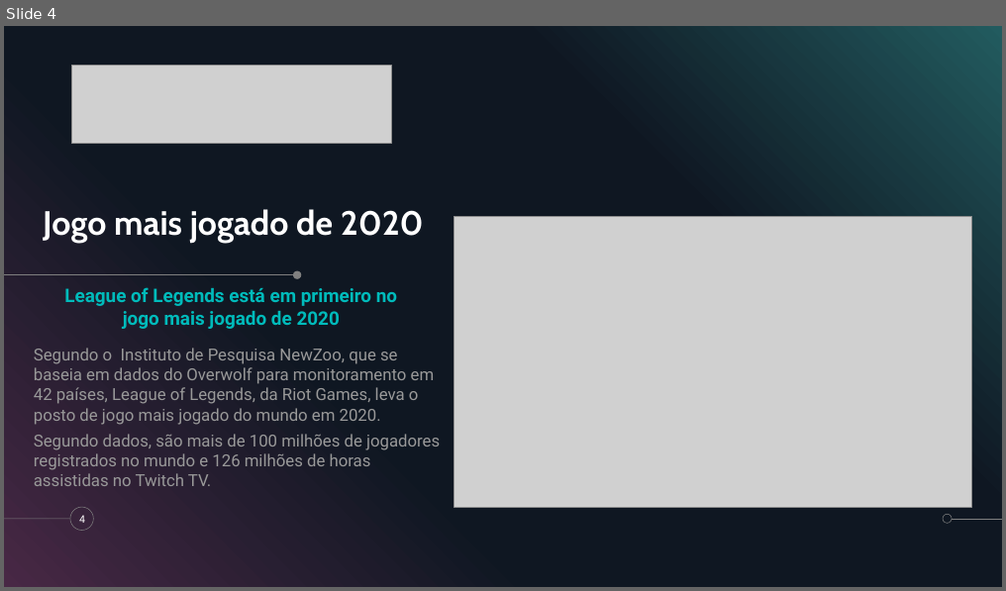
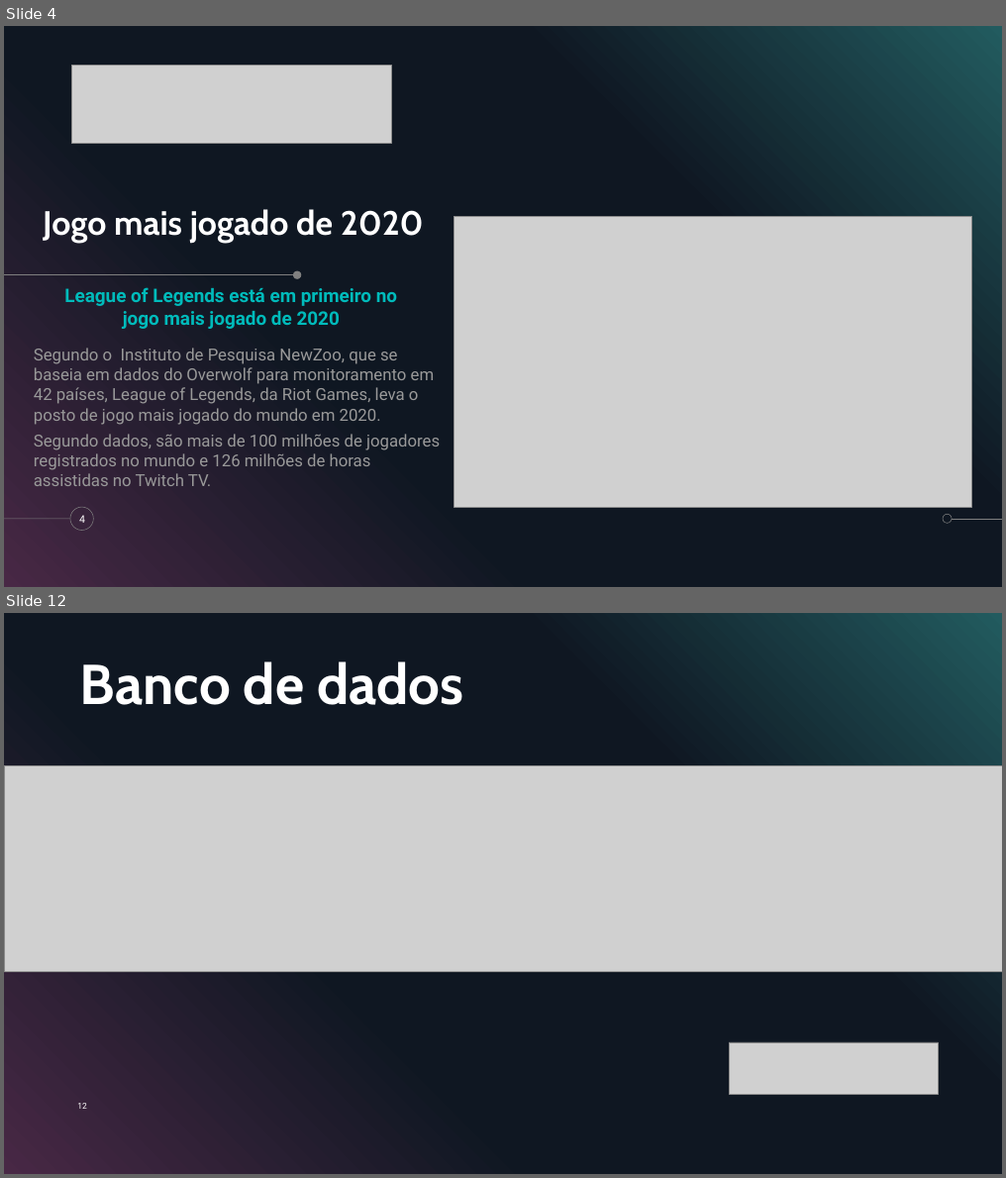
Before and after one commit to DanDan0608/Projeto-Individual, a slide deck: Apresentação-projeto-individual.pptx. Shown one above the other, each under a label of ours: slide 4 before the commit, slides 4 and 12 after it; the slides between them are not shown. The pictures are 1006x591 and 1006x1178 pixels, drawn with LibreOffice and Linux fonts; fonts in the diff are those of the drawing; grey boxes stand for pictures. Boxes give left, top, right and bottom in pixels: in the first picture for what was removed or moved away, otherwise in the second. Text is boxed around its words. In the diff, an @@ line names an element or a change of style, - is before the commit and + after.

```diff
--- a/Apresentação-projeto-individual.pptx
+++ b/Apresentação-projeto-individual.pptx
@@ slide 12 added at (4, 613, 1002, 1174), background #000000; not listed: 5 template elements that a slide beside it also shows @@
@@ title added at (80, 662, 464, 705), 54 pt, text #FFFFFF, bold @@
+Banco de dados
@@ picture added at (4, 765, 1002, 971) @@
@@ picture added at (729, 1043, 939, 1094) @@
@@ page number added at (77, 1103, 86, 1109), 8 pt, text #FFFFFF @@
+12
```
Also in this commit, not shown: 4 slides changed, 5 other slides added, 20 slides removed.
